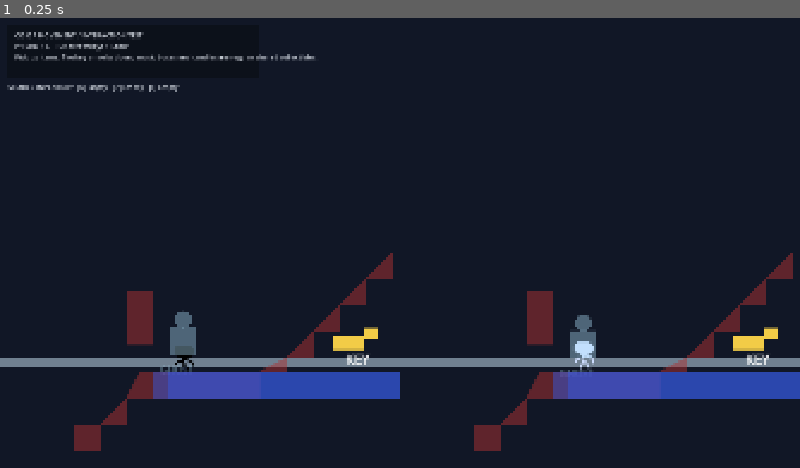
Above: before the commit, frame 1.
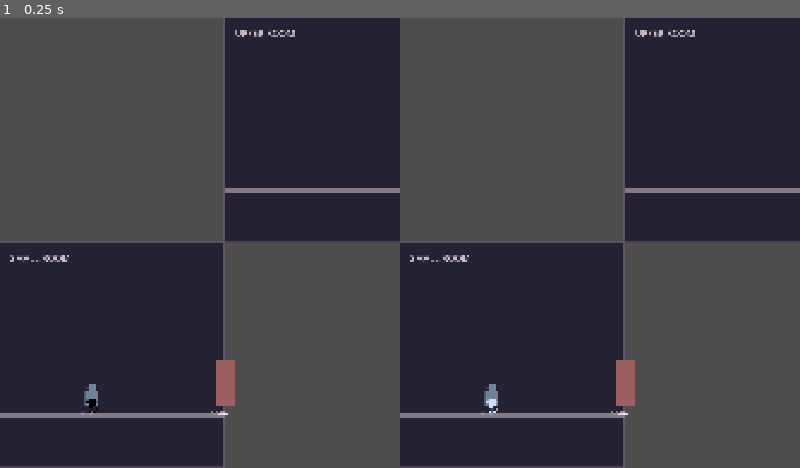
Above: after the commit, the same moment.

Repository: Clownpiece106/Robimy-dzem-2026
Game: Godot game, scene res://scenes/mansion.tscn
The game is run twice, just before and just after one commit, with the same random seed, the same clock (stepped at 60 frames per second) and the same inputs. Before the commit the project starts from res://scenes/interaction_test.tscn.
Inputs:
- Up to frame 1 (0.25 s): no input

The runs differ from the first frame. In frame 1, 57% of the frame differs, in the area x 0-100%, y 0-100%.

Commit message:
Add test room structure

Diff:
--- a/Players/player.gd
+++ b/Players/player.gd
@@ -5,7 +5,7 @@
 @onready var test_sprite = $TestSprite
 
 const SPEED := 220.0
-const GRV := 50.0
+const GRV := 0.0
 const MAX_VSP := 300.0
 const INTERACT_ACTION := "p%d_interact"
 const DROP_SLOT_ACTION := "inventory_drop_slot_%d"
@@ -62,7 +62,7 @@
 func _process(delta: float) -> void:
 
 	#region Plane switching
-	is_on_stairs = check_tile_data()
+	is_on_stairs = false #check_tile_data()
 	print(current_tilemap_ref)
 	if(!is_on_stairs):
 		if Input.is_action_just_pressed(background_action):
@@ -84,6 +84,11 @@
 	#endregion
 
 	#region Interactions
+	var direction := Input.get_axis(left_action, right_action)
+	var next_x := position.x + direction * SPEED * delta
+	if map_instance != null and map_instance.has_method("constrain_mansion_movement"):
+		next_x = map_instance.constrain_mansion_movement(position.x, next_x, position.y)
+	position.x = next_x
 	_process_inventory_drop()
 	if Input.is_action_just_pressed(interact_action) and interaction_sensor != null:
 		var target := interaction_sensor.get_closest_interactable()
@@ -114,6 +119,9 @@
 			return
 
 func get_current_tile_coords() -> Vector2i:
+	if(!current_tilemap_ref):
+		return Vector2(0,0)
+
 	# Convert player's global position to local TileMap position
 	var check_pos = Vector2(global_position.x, global_position.y+32)
 	var local_pos = current_tilemap_ref.to_local(check_pos)
@@ -121,6 +129,8 @@
 	return current_tilemap_ref.local_to_map(local_pos)
 
 func check_tile_data():
+	if(!current_tilemap_ref):
+		return Vector2(0,0)
 	var coords = get_current_tile_coords()
 
 	# Get the source ID of the tile at these coordinates (layer 0)
--- a/project.godot
+++ b/project.godot
@@ -15,7 +15,7 @@
 [application]
 
 config/name="New Game Project"
-run/main_scene="uid://cs7klnkm8hy7k"
+run/main_scene="res://scenes/mansion.tscn"
 config/features=PackedStringArray("4.7", "GL Compatibility")
 config/icon="res://icon.svg"
 
--- a/scenes/main.tscn
+++ b/scenes/main.tscn
@@ -1,6 +1,5 @@
 [gd_scene load_steps=2 format=3]
 
-[ext_resource type="Script" path="res://scripts/main.gd" id="1_main"]
+[ext_resource type="PackedScene" path="res://scenes/mansion.tscn" id="1"]
 
-[node name="Game" type="Node2D"]
-script = ExtResource("1_main")
+[node name="Game" instance=ExtResource("1")]
--- /dev/null
+++ b/scenes/mansion.tscn
@@ -0,0 +1,99 @@
+[gd_scene format=3 uid="uid://cjgh4eubmb0wu"]
+
+[ext_resource type="PackedScene" uid="uid://bsmss4341f13c" path="res://Players/PlayerDark.tscn" id="dark"]
+[ext_resource type="Script" uid="uid://dommt6banv0lc" path="res://scripts/ghost.gd" id="ghost"]
+[ext_resource type="PackedScene" path="res://scenes/mansion_layout.tscn" id="layout"]
+[ext_resource type="PackedScene" uid="uid://cbtpv6q65uhu7" path="res://Players/PlayerLight.tscn" id="light"]
+[ext_resource type="Script" uid="uid://dwgen5pfslrem" path="res://scripts/map_instance.gd" id="map"]
+[ext_resource type="Script" uid="uid://d2wkkbw8q7oag" path="res://scripts/mansion_game.gd" id="root"]
+[ext_resource type="Script" uid="uid://csa427j33unif" path="res://scripts/game_session.gd" id="session"]
+[ext_resource type="Script" uid="uid://bud1eb3sqnykp" path="res://scripts/split_screen_manager.gd" id="split"]
+
+[node name="Mansion" type="Node2D" unique_id=519039024]
+script = ExtResource("root")
+
+[node name="GameSession" type="Node" parent="." unique_id=216377377]
+script = ExtResource("session")
+
+[node name="SplitScreenManager" type="Control" parent="." unique_id=2105303266]
+layout_mode = 3
+anchors_preset = 0
+offset_right = 1920.0
+offset_bottom = 1080.0
+mouse_filter = 2
+script = ExtResource("split")
+
+[node name="Player1ViewportContainer" type="SubViewportContainer" parent="SplitScreenManager" unique_id=533238333]
+layout_mode = 0
+offset_right = 960.0
+offset_bottom = 1080.0
+mouse_filter = 2
+
+[node name="Player1Viewport" type="SubViewport" parent="SplitScreenManager/Player1ViewportContainer" unique_id=2109649927]
+handle_input_locally = false
+size = Vector2i(960, 1080)
+render_target_update_mode = 4
+
+[node name="MapInstance1" type="Node2D" parent="SplitScreenManager/Player1ViewportContainer/Player1Viewport" unique_id=1742867317]
+script = ExtResource("map")
+
+[node name="Mansion" parent="SplitScreenManager/Player1ViewportContainer/Player1Viewport/MapInstance1" unique_id=1011866432 instance=ExtResource("layout")]
+z_index = -1
+
+[node name="Player" parent="SplitScreenManager/Player1ViewportContainer/Player1Viewport/MapInstance1" unique_id=1143176339 instance=ExtResource("dark")]
+z_index = 1
+position = Vector2(220, 390)
+player_id = 1
+
+[node name="OtherPlayerGhost" type="Node2D" parent="SplitScreenManager/Player1ViewportContainer/Player1Viewport/MapInstance1" unique_id=493380077]
+script = ExtResource("ghost")
+
+[node name="Camera2D" type="Camera2D" parent="SplitScreenManager/Player1ViewportContainer/Player1Viewport/MapInstance1" unique_id=1763325501]
+position = Vector2(220, 390)
+limit_left = 0
+limit_top = -540
+limit_right = 3240
+limit_bottom = 540
+
+[node name="Player2ViewportContainer" type="SubViewportContainer" parent="SplitScreenManager" unique_id=795192478]
+layout_mode = 0
+offset_left = 960.0
+offset_right = 1920.0
+offset_bottom = 1080.0
+mouse_filter = 2
+
+[node name="Player2Viewport" type="SubViewport" parent="SplitScreenManager/Player2ViewportContainer" unique_id=1520026734]
+handle_input_locally = false
+size = Vector2i(960, 1080)
+render_target_update_mode = 4
+
+[node name="MapInstance2" type="Node2D" parent="SplitScreenManager/Player2ViewportContainer/Player2Viewport" unique_id=1971168159]
+script = ExtResource("map")
+
+[node name="Mansion" parent="SplitScreenManager/Player2ViewportContainer/Player2Viewport/MapInstance2" unique_id=1877123624 instance=ExtResource("layout")]
+z_index = -1
+
+[node name="Player" parent="SplitScreenManager/Player2ViewportContainer/Player2Viewport/MapInstance2" unique_id=320048057 instance=ExtResource("light")]
+z_index = 1
+position = Vector2(220, 390)
+player_id = 2
+
+[node name="OtherPlayerGhost" type="Node2D" parent="SplitScreenManager/Player2ViewportContainer/Player2Viewport/MapInstance2" unique_id=1806265657]
+script = ExtResource("ghost")
+
+[node name="Camera2D" type="Camera2D" parent="SplitScreenManager/Player2ViewportContainer/Player2Viewport/MapInstance2" unique_id=171244639]
+position = Vector2(220, 390)
+limit_left = 0
+limit_top = -540
+limit_right = 3240
+limit_bottom = 540
+
+[node name="SplitSeparator" type="ColorRect" parent="SplitScreenManager" unique_id=1864311693]
+layout_mode = 0
+anchor_left = 0.5
+anchor_right = 0.5
+anchor_bottom = 1.0
+offset_left = -2.0
+offset_right = 2.0
+mouse_filter = 2
+color = Color(0, 0, 0, 1)
--- /dev/null
+++ b/scenes/mansion_layout.tscn
@@ -0,0 +1,15 @@
+[gd_scene load_steps=5 format=3]
+
+[ext_resource type="PackedScene" path="res://scenes/rooms/small_room.tscn" id="1"]
+[ext_resource type="PackedScene" path="res://scenes/rooms/big_room.tscn" id="2"]
+[ext_resource type="PackedScene" path="res://scenes/rooms/medium_room.tscn" id="3"]
+[ext_resource type="PackedScene" path="res://scenes/rooms/upper_big_room.tscn" id="4"]
+
+[node name="Mansion" type="Node2D"]
+[node name="SmallRoom" parent="." instance=ExtResource("1")]
+[node name="BigRoom" parent="." instance=ExtResource("2")]
+position = Vector2(540, 0)
+[node name="MediumRoom" parent="." instance=ExtResource("3")]
+position = Vector2(2160, 0)
+[node name="UpperBigRoom" parent="." instance=ExtResource("4")]
+position = Vector2(540, -540)
--- /dev/null
+++ b/scenes/rooms/big_room.tscn
@@ -0,0 +1,23 @@
+[gd_scene load_steps=4 format=3]
+
+[ext_resource type="Script" path="res://scripts/mansion_room.gd" id="1"]
+[ext_resource type="Script" path="res://scripts/interactive_objects/mansion_ladder.gd" id="2"]
+[sub_resource type="RectangleShape2D" id="shape"]
+size = Vector2(80, 120)
+
+[node name="big_room" type="Node2D"]
+script = ExtResource("1")
+room_id = "Grand room"
+room_width = 1620.0
+door_ids = Array[String](["left", "right"])
+
+[node name="LadderUp" type="Node2D" parent="."]
+position = Vector2(810, 390)
+script = ExtResource("2")
+destination_y = -150.0
+
+[node name="InteractionArea" type="Area2D" parent="LadderUp"]
+collision_mask = 0
+
+[node name="CollisionShape2D" type="CollisionShape2D" parent="LadderUp/InteractionArea"]
+shape = SubResource("shape")
--- /dev/null
+++ b/scenes/rooms/medium_room.tscn
@@ -0,0 +1,23 @@
+[gd_scene load_steps=4 format=3]
+
+[ext_resource type="Script" path="res://scripts/mansion_room.gd" id="1"]
+[ext_resource type="Script" path="res://scripts/interactive_objects/mansion_door.gd" id="2"]
+[sub_resource type="RectangleShape2D" id="shape"]
+size = Vector2(80, 120)
+
+[node name="medium_room" type="Node2D"]
+script = ExtResource("1")
+room_id = "Medium room"
+room_width = 1080.0
+door_ids = Array[String](["right"])
+
+[node name="RightDoor" type="Node2D" parent="."]
+position = Vector2(0, 390)
+script = ExtResource("2")
+door_id = "right"
+
+[node name="InteractionArea" type="Area2D" parent="RightDoor"]
+collision_mask = 0
+
+[node name="CollisionShape2D" type="CollisionShape2D" parent="RightDoor/InteractionArea"]
+shape = SubResource("shape")
--- /dev/null
+++ b/scenes/rooms/small_room.tscn
@@ -0,0 +1,23 @@
+[gd_scene load_steps=4 format=3]
+
+[ext_resource type="Script" path="res://scripts/mansion_room.gd" id="1"]
+[ext_resource type="Script" path="res://scripts/interactive_objects/mansion_door.gd" id="2"]
+[sub_resource type="RectangleShape2D" id="shape"]
+size = Vector2(80, 120)
+
+[node name="small_room" type="Node2D"]
+script = ExtResource("1")
+room_id = "Small room"
+room_width = 540.0
+door_ids = Array[String](["left"])
+
+[node name="LeftDoor" type="Node2D" parent="."]
+position = Vector2(540, 390)
+script = ExtResource("2")
+door_id = "left"
+
+[node name="InteractionArea" type="Area2D" parent="LeftDoor"]
+collision_mask = 0
+
+[node name="CollisionShape2D" type="CollisionShape2D" parent="LeftDoor/InteractionArea"]
+shape = SubResource("shape")
--- /dev/null
+++ b/scenes/rooms/upper_big_room.tscn
@@ -0,0 +1,23 @@
+[gd_scene load_steps=4 format=3]
+
+[ext_resource type="Script" path="res://scripts/mansion_room.gd" id="1"]
+[ext_resource type="Script" path="res://scripts/interactive_objects/mansion_ladder.gd" id="2"]
+[sub_resource type="RectangleShape2D" id="shape"]
+size = Vector2(80, 120)
+
+[node name="upper_big_room" type="Node2D"]
+script = ExtResource("1")
+room_id = "Upper room"
+room_width = 1620.0
+door_ids = Array[String]([])
+
+[node name="LadderDown" type="Node2D" parent="."]
+position = Vector2(810, 390)
+script = ExtResource("2")
+destination_y = 390.0
+
+[node name="InteractionArea" type="Area2D" parent="LadderDown"]
+collision_mask = 0
+
+[node name="CollisionShape2D" type="CollisionShape2D" parent="LadderDown/InteractionArea"]
+shape = SubResource("shape")
--- a/scripts/game_session.gd
+++ b/scripts/game_session.gd
@@ -15,6 +15,18 @@
 	PLAYER_1: {"position": Vector2(220.0, 0.0), "plane": 1},
 	PLAYER_2: {"position": Vector2(220.0, 0.0), "plane": 1},
 }
+var mansion_doors := {"left": true, "right": true}
+
+func is_mansion_door_locked(id: String) -> bool:
+	return mansion_doors.get(id, true)
+
+func set_mansion_door_locked(id: String, locked: bool, actor_id: int) -> void:
+	if not mansion_doors.has(id):
+		return
+	mansion_doors[id] = locked
+	print("P%d changed door %s locked=%s" % [actor_id, id, locked])
+	emit_cross_map_event("mansion_door_changed", {"door_id": id, "locked": locked, "source_player": actor_id})
+
 var inventory_slots: Array[Dictionary] = [{}, {}, {}]
 var inventory_actor_id := 0
 var collected_collectible_ids: Dictionary = {}
@@ -68,6 +80,7 @@
 	cross_map_event.emit(event_name, payload)
 
 func reset() -> void:
+	mansion_doors = {"left": true, "right": true}
 	player_states[PLAYER_1] = {"position": Vector2(220.0, 0.0), "plane": 1}
 	player_states[PLAYER_2] = {"position": Vector2(220.0, 0.0), "plane": 1}
 	inventory_slots = [{}, {}, {}]
--- a/scripts/ghost.gd
+++ b/scripts/ghost.gd
@@ -15,11 +15,12 @@
 	if session == null:
 		return
 	var state := session.get_player_state(source_player_id)
-	position = Vector2(state.position.x, state.position.y)
+	position = Vector2(state.position.x, map_instance.get_lane_y(state.plane))
+	visible = map_instance.same_mansion_room(map_instance.player.position, position)
 	queue_redraw()
 
 func _draw() -> void:
-	var ghost_color := Color(0.7, 0.9, 1.0, 0.38)
+	var ghost_color := Color(0.7, 0.9, 1.0, 0.5)
 	draw_rect(Rect2(-16.0, -34.0, 32.0, 34.0), ghost_color)
 	draw_circle(Vector2(0.0, -43.0), 10.0, ghost_color)
 	draw_string(ThemeDB.fallback_font, Vector2(-28.0, 22.0), "GHOST", HORIZONTAL_ALIGNMENT_LEFT, -1, 12, ghost_color)
--- /dev/null
+++ b/scripts/interactive_objects/mansion_door.gd
@@ -0,0 +1,19 @@
+class_name MansionDoor
+extends Interactable
+@export var door_id := ""
+var session: GameSession
+func configure(s: GameSession) -> void:
+	session = s
+	session.cross_map_event.connect(_on_event)
+	session.session_reset.connect(queue_redraw)
+	queue_redraw()
+func interact(player: CoopPlayer) -> void:
+	if session != null:
+		session.set_mansion_door_locked(door_id, not session.is_mansion_door_locked(door_id), player.player_id)
+func _on_event(event_name: String, payload: Dictionary) -> void:
+	if event_name == "mansion_door_changed" and payload.get("door_id") == door_id:
+		queue_redraw()
+func _draw() -> void:
+	var locked := session == null or session.is_mansion_door_locked(door_id)
+	draw_rect(Rect2(-24, -110, 48, 110), Color("#a05d60") if locked else Color("#79a887"))
+	draw_string(ThemeDB.fallback_font, Vector2(-42, 24), "LOCKED" if locked else "UNLOCKED", HORIZONTAL_ALIGNMENT_LEFT, -1, 12, Color.WHITE)
--- /dev/null
+++ b/scripts/interactive_objects/mansion_ladder.gd
@@ -0,0 +1,11 @@
+class_name MansionLadder
+extends Interactable
+@export var destination_y := 390.0
+func interact(player: CoopPlayer) -> void:
+	player.position.y = destination_y
+	print("P%d used ladder to floor y=%s" % [player.player_id, destination_y])
+func _draw() -> void:
+	draw_line(Vector2(-20, -110), Vector2(-20, 0), Color("#c09b6c"), 5.0)
+	draw_line(Vector2(20, -110), Vector2(20, 0), Color("#c09b6c"), 5.0)
+	for y in range(-100, 1, 20):
+		draw_line(Vector2(-20, y), Vector2(20, y), Color("#c09b6c"), 4.0)
--- /dev/null
+++ b/scripts/mansion_game.gd
@@ -0,0 +1,11 @@
+extends Node2D
+
+@onready var session: GameSession = $GameSession
+@onready var split_screen: SplitScreenManager = $SplitScreenManager
+
+func _ready() -> void:
+	split_screen.configure(session)
+
+func _unhandled_input(event: InputEvent) -> void:
+	if event.is_action_pressed("ui_cancel"):
+		session.reset()
--- /dev/null
+++ b/scripts/mansion_room.gd
@@ -0,0 +1,26 @@
+class_name MansionRoom
+extends Node2D
+@export var room_id := ""
+@export var room_width := 540.0
+@export var door_ids: Array[String] = []
+var session: GameSession
+var room_visible := true
+func configure(s: GameSession) -> void:
+	session = s
+func update_visibility(player_position: Vector2) -> void:
+	var inside := Rect2(global_position, Vector2(room_width, 540.0)).has_point(player_position)
+	var unlocked := door_ids.is_empty()
+	for id in door_ids:
+		if not session.is_mansion_door_locked(id):
+			unlocked = true
+	var next_visible := inside or unlocked
+	if room_visible != next_visible:
+		room_visible = next_visible
+		queue_redraw()
+func _draw() -> void:
+	if not room_visible:
+		return
+	draw_rect(Rect2(0, 0, room_width, 540), Color("#252233"))
+	draw_rect(Rect2(0, 0, room_width, 540), Color("#65546b"), false, 5.0)
+	draw_rect(Rect2(0, 408, room_width, 12), Color("#887980"))
+	draw_string(ThemeDB.fallback_font, Vector2(24, 45), room_id.to_upper(), HORIZONTAL_ALIGNMENT_LEFT, -1, 22, Color("#c9bcc5"))
--- a/scripts/map_instance.gd
+++ b/scripts/map_instance.gd
@@ -4,7 +4,9 @@
 const PLAYER_DARK_SCENE := preload("res://Players/PlayerDark.tscn")
 const PLAYER_LIGHT_SCENE := preload("res://Players/PlayerLight.tscn")
 
-const MAP_WIDTH := 2400.0
+const MAP_WIDTH := 3240.0
+const MANSION_SCENE := preload("res://scenes/mansion_layout.tscn")
+var mansion: Node2D
 const BACKGROUND_LANE_Y := 260.0
 const FOREGROUND_LANE_Y := 390.0
 
@@ -43,6 +45,24 @@
 	camera.enabled = true
 	camera.make_current()
 
+func configure_mansion(game_session: GameSession, owning_player_id: int) -> void:
+	session = game_session
+	local_player_id = owning_player_id
+	_connect_collectible_signals()
+	player = get_node("Player") as CoopPlayer
+	player.configure_for_map(local_player_id, self, session)
+	ghost = get_node("OtherPlayerGhost") as CoopGhost
+	ghost.configure(GameSession.PLAYER_2 if local_player_id == GameSession.PLAYER_1 else GameSession.PLAYER_1, session, self)
+	mansion = get_node("Mansion") as Node2D
+	for room in mansion.get_children():
+		room.configure(session)
+		for object in room.get_children():
+			if object is MansionDoor:
+				object.configure(session)
+	camera = get_node("Camera2D") as Camera2D
+	camera.enabled = true
+	camera.make_current()
+
 func get_lane_y(plane: int) -> float:
 	return BACKGROUND_LANE_Y if plane == CoopPlayer.DepthPlane.BACKGROUND else FOREGROUND_LANE_Y
 
@@ -60,22 +80,36 @@
 	add_child(ghost)
 	ghost.configure(GameSession.PLAYER_1 if local_player_id == GameSession.PLAYER_2 else GameSession.PLAYER_2, session, self)
 
-	if local_player_id == GameSession.PLAYER_1:
-		lever = LinkedLever.new()
-		lever.position = Vector2(1050.0, FOREGROUND_LANE_Y)
-		add_child(lever)
-		lever.configure(session)
-	else:
-		lever = LinkedLever.new()
-		lever.name = "Lever"
-		lever.position = Vector2(1050.0, FOREGROUND_LANE_Y)
-		add_child(lever)
-		lever.configure(session)
-		door = LinkedDoor.new()
-		door.position = Vector2(1500.0, FOREGROUND_LANE_Y)
-		add_child(door)
-		door.configure(session)
-	queue_redraw()
+	mansion = MANSION_SCENE.instantiate()
+	mansion.name = "Mansion"
+	mansion.z_index = -1
+	add_child(mansion)
+	for room in mansion.get_children():
+		room.configure(session)
+		for object in room.get_children():
+			if object is MansionDoor:
+				object.configure(session)
+
+func constrain_mansion_movement(old_x: float, new_x: float, y: float) -> float:
+	if mansion == null:
+		return new_x
+	if y < 0.0:
+		return clampf(new_x, 540.0, 2159.0)
+	new_x = clampf(new_x, 0.0, MAP_WIDTH - 1.0)
+	for boundary in [540.0, 2160.0]:
+		var id := "left" if boundary == 540.0 else "right"
+		if session.is_mansion_door_locked(id) and ((old_x < boundary and new_x >= boundary) or (old_x >= boundary and new_x < boundary)):
+			return boundary - 1.0 if old_x < boundary else boundary
+	return new_x
+
+func same_mansion_room(a: Vector2, b: Vector2) -> bool:
+	if mansion == null:
+		return true
+	for room in mansion.get_children():
+		var bounds := Rect2(room.global_position, Vector2(room.room_width, 540.0))
+		if bounds.has_point(a) and bounds.has_point(b):
+			return true
+	return false
 
 func set_camera(active_camera: Camera2D) -> void:
 	camera = active_camera
@@ -122,15 +156,10 @@
 	add_child(collectible)
 
 func _process(_delta: float) -> void:
+	if mansion != null and player != null:
+		for room in mansion.get_children():
+			room.update_visibility(player.global_position)
 	if camera != null and player != null:
 		camera.position = player.position
 	if session != null and player != null:
 		session.update_player_state(local_player_id, player.position, player.plane)
-
-func _draw() -> void:
-	draw_rect(Rect2(0.0, 0.0, MAP_WIDTH, 540.0), Color("#121827"), true)
-	draw_rect(Rect2(0.0, BACKGROUND_LANE_Y + 18.0, MAP_WIDTH, 6.0), Color("#4a5568"), true)
-	draw_rect(Rect2(0.0, FOREGROUND_LANE_Y + 18.0, MAP_WIDTH, 6.0), Color("#718096"), true)
-	draw_string(ThemeDB.fallback_font, Vector2(40.0, 48.0), "PARALLEL MAP %d" % local_player_id, HORIZONTAL_ALIGNMENT_LEFT, -1, 24, Color("#cbd5e0"))
-	draw_string(ThemeDB.fallback_font, Vector2(40.0, BACKGROUND_LANE_Y - 30.0), "BACKGROUND PLANE", HORIZONTAL_ALIGNMENT_LEFT, -1, 14, Color("#718096"))
-	draw_string(ThemeDB.fallback_font, Vector2(40.0, FOREGROUND_LANE_Y - 30.0), "FOREGROUND PLANE", HORIZONTAL_ALIGNMENT_LEFT, -1, 14, Color("#a0aec0"))
--- a/scripts/split_screen_manager.gd
+++ b/scripts/split_screen_manager.gd
@@ -12,8 +12,16 @@
 
 func configure(game_session: GameSession) -> void:
 	session = game_session
-	set_anchors_and_offsets_preset(Control.PRESET_FULL_RECT)
-	_create_viewports()
+	set_anchors_and_offsets_preset(Control.PRESET_TOP_LEFT)
+	if has_node("Player1ViewportContainer"):
+		player_one_container = get_node("Player1ViewportContainer")
+		player_two_container = get_node("Player2ViewportContainer")
+		player_one_viewport = player_one_container.get_node("Player1Viewport")
+		player_two_viewport = player_two_container.get_node("Player2Viewport")
+		(player_one_viewport.get_node("MapInstance1") as MapInstance).configure_mansion(session, GameSession.PLAYER_1)
+		(player_two_viewport.get_node("MapInstance2") as MapInstance).configure_mansion(session, GameSession.PLAYER_2)
+	else:
+		_create_viewports()
 	_apply_layout()
 	get_viewport().size_changed.connect(_apply_layout)
 	call_deferred("_apply_layout")
@@ -53,7 +61,7 @@
 	camera.name = "Player%dCamera" % player_id
 	camera.position = Vector2(640.0, 270.0)
 	camera.limit_left = 0
-	camera.limit_top = 0
+	camera.limit_top = -540
 	camera.limit_right = int(MapInstance.MAP_WIDTH)
 	camera.limit_bottom = 540
 	camera.position_smoothing_enabled = false
@@ -65,6 +73,7 @@
 func _apply_layout() -> void:
 	if player_one_container == null:
 		return
+	size = get_viewport().get_visible_rect().size
 	if layout == Layout.VERTICAL:
 		_set_rect(player_one_container, 0.0, 0.0, 0.5, 1.0)
 		_set_rect(player_two_container, 0.5, 0.0, 1.0, 1.0)
Not shown, added: scripts/interactive_objects/mansion_door.gd.uid
Not shown, added: scripts/interactive_objects/mansion_ladder.gd.uid
Not shown, added: scripts/mansion_game.gd.uid
Not shown, added: scripts/mansion_room.gd.uid
